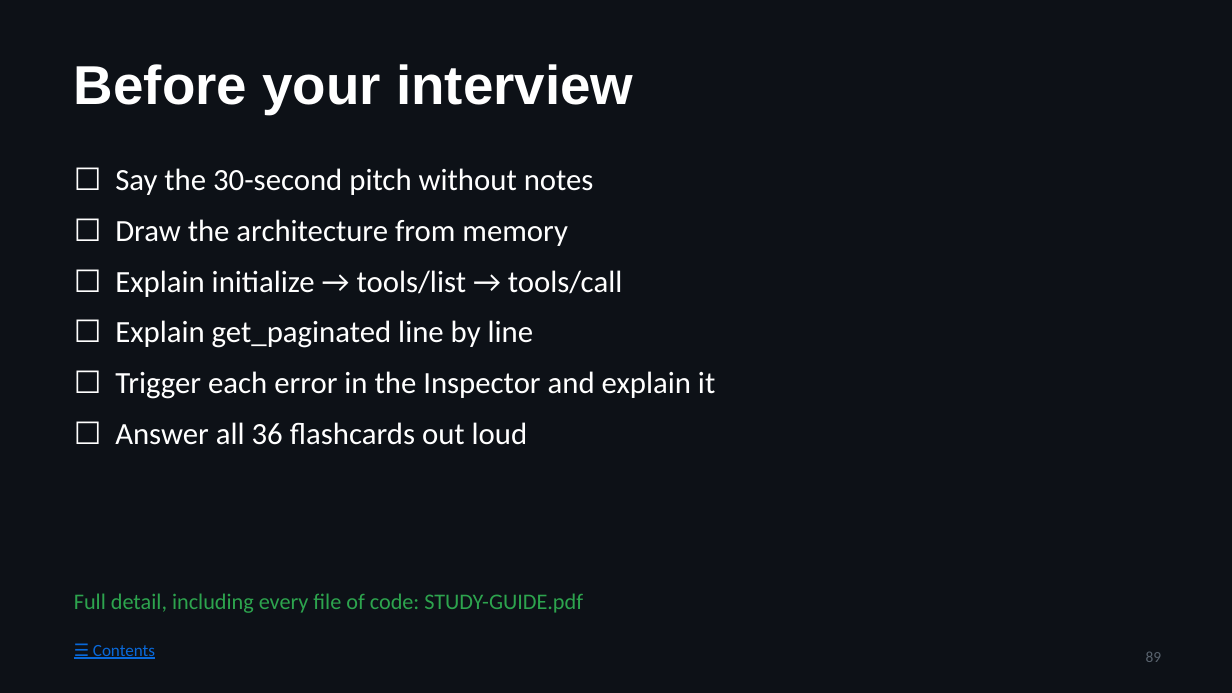
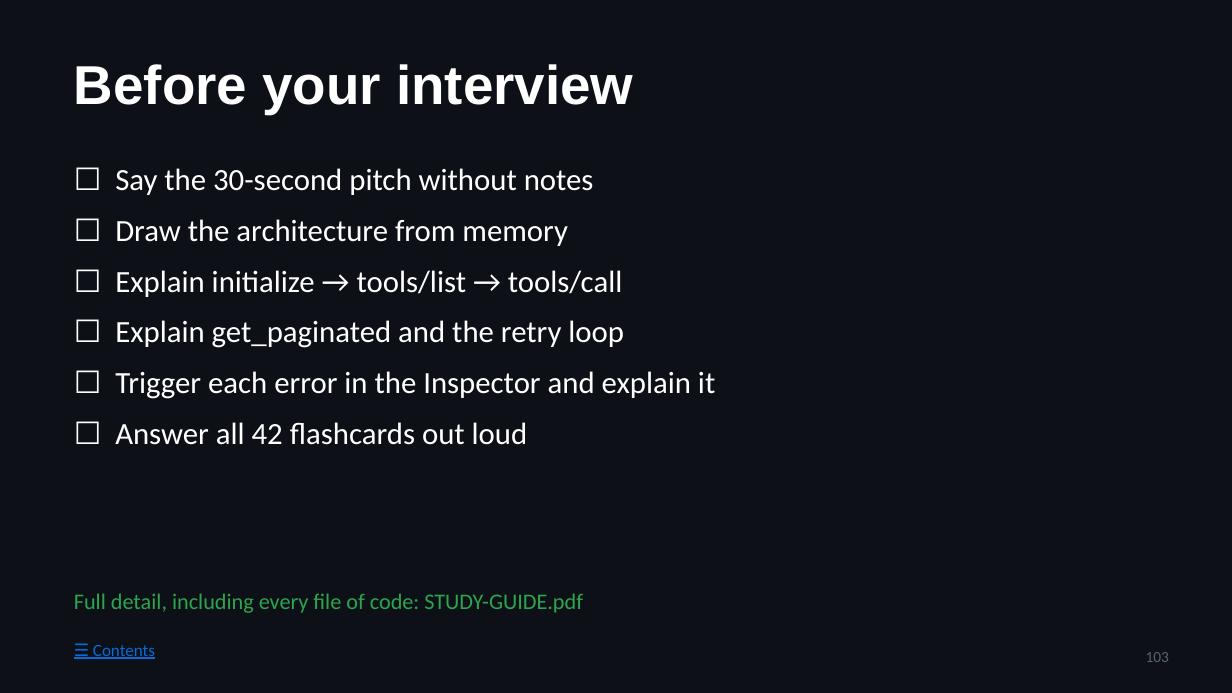
Before and after one commit to prasad976999/github-mcp-server, a slide deck: slide 103 of docs/STUDY-GUIDE.pptx (slide 89 before the commit). Drawn at 1232x693 pixels with LibreOffice and Linux fonts; fonts in the diff are those of the drawing. Boxes give left, top, right and bottom in pixels: in the first picture for what was removed or moved away, otherwise in the second. Text is boxed around its words. In the diff, an @@ line names an element or a change of style, - is before the commit and + after.

```diff
--- a/docs/STUDY-GUIDE.pptx
+++ b/docs/STUDY-GUIDE.pptx
@@ text at <box>115,320,624,348</box>: text changed @@
-☐ Explain get_paginated line by line
+☐ Explain get_paginated and the retry loop
@@ text at <box>115,422,528,445</box>: text changed @@
-☐ Answer all 36 flashcards out loud
+☐ Answer all 42 flashcards out loud
@@ page number at <box>1146,652,1169,662</box>: text changed @@
-89
+103
```
Also in this commit, not shown: 41 other slides changed, 14 slides added, 9 other files.
